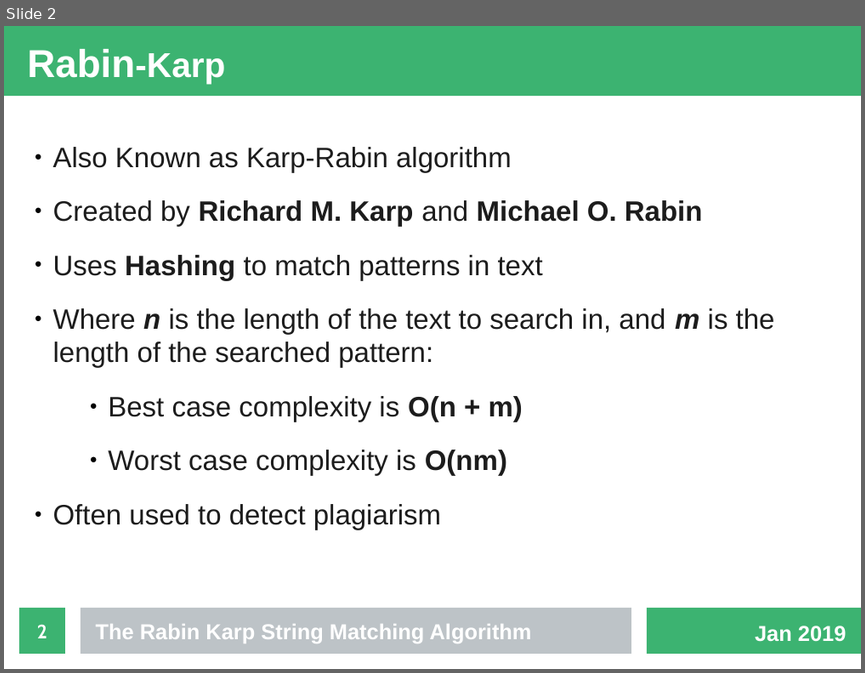
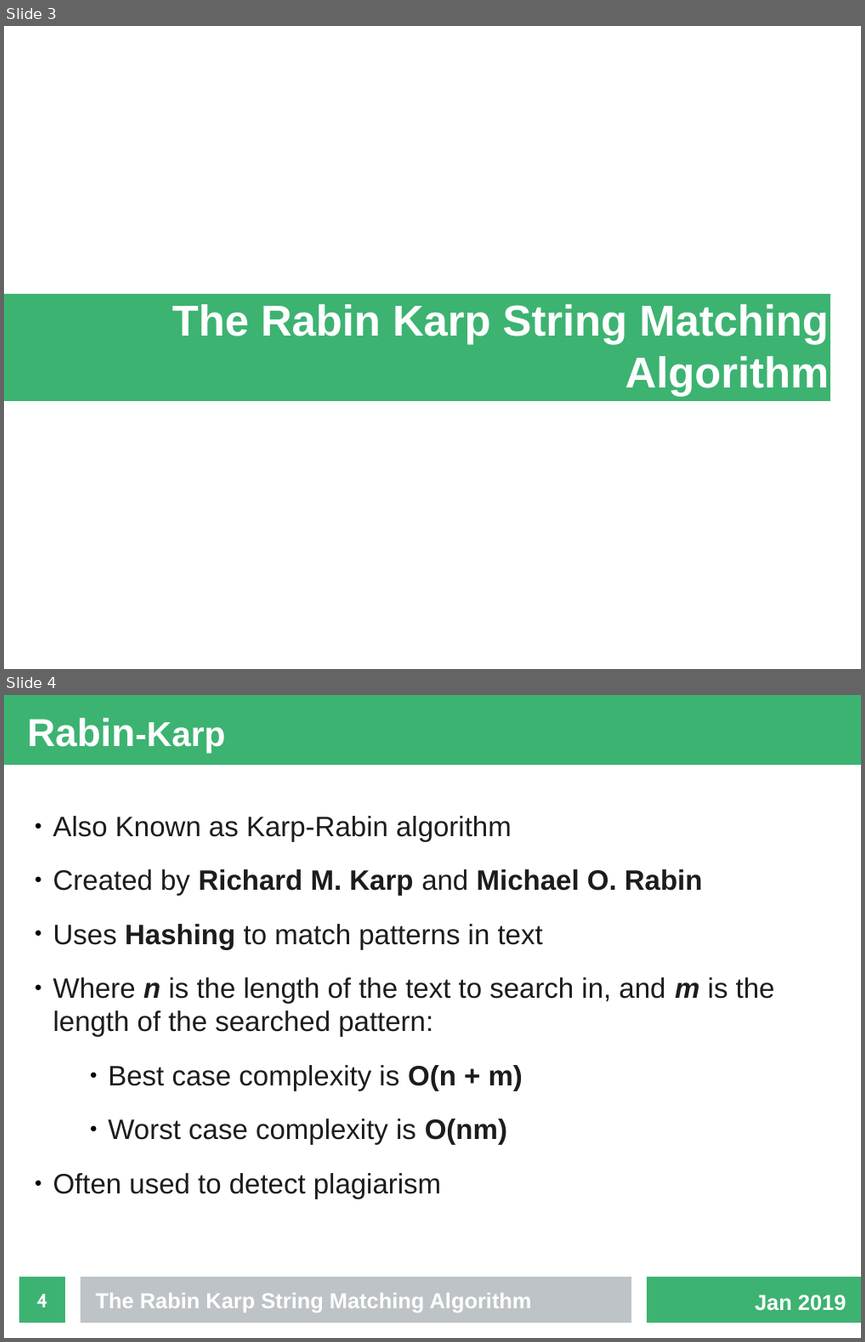
Before and after one commit to fennecinspace/Rabin-Karp, a slide deck: presentation/presentation.odp. Shown one above the other, each under a label of ours: slide 2 before the commit, slides 3 and 4 after it. The pictures are 865x673 and 865x1342 pixels, drawn with LibreOffice and Linux fonts; fonts in the diff are those of the drawing. Boxes give left, top, right and bottom in pixels: in the first picture for what was removed or moved away, otherwise in the second. Text is boxed around its words. In the diff, an @@ line names an element or a change of style, - is before the commit and + after.

```diff
--- a/presentation/presentation.odp
+++ b/presentation/presentation.odp
@@ slide 3 added at [4, 26, 861, 669], background #FFFFFF @@
@@ rectangle added at [4, 294, 830, 401], fill #3CB371 @@
@@ title added at [172, 304, 828, 396], 40 pt, text #FFFFFF, bold @@
+The Rabin Karp String Matching Algorithm
@@ what was slide 2 is now slide 4 @@
@@ page number at [36, 1293, 47, 1307]: text changed @@
-2
+4
```
Also in this commit, not shown: 2 slides changed, 1 other slide added.
